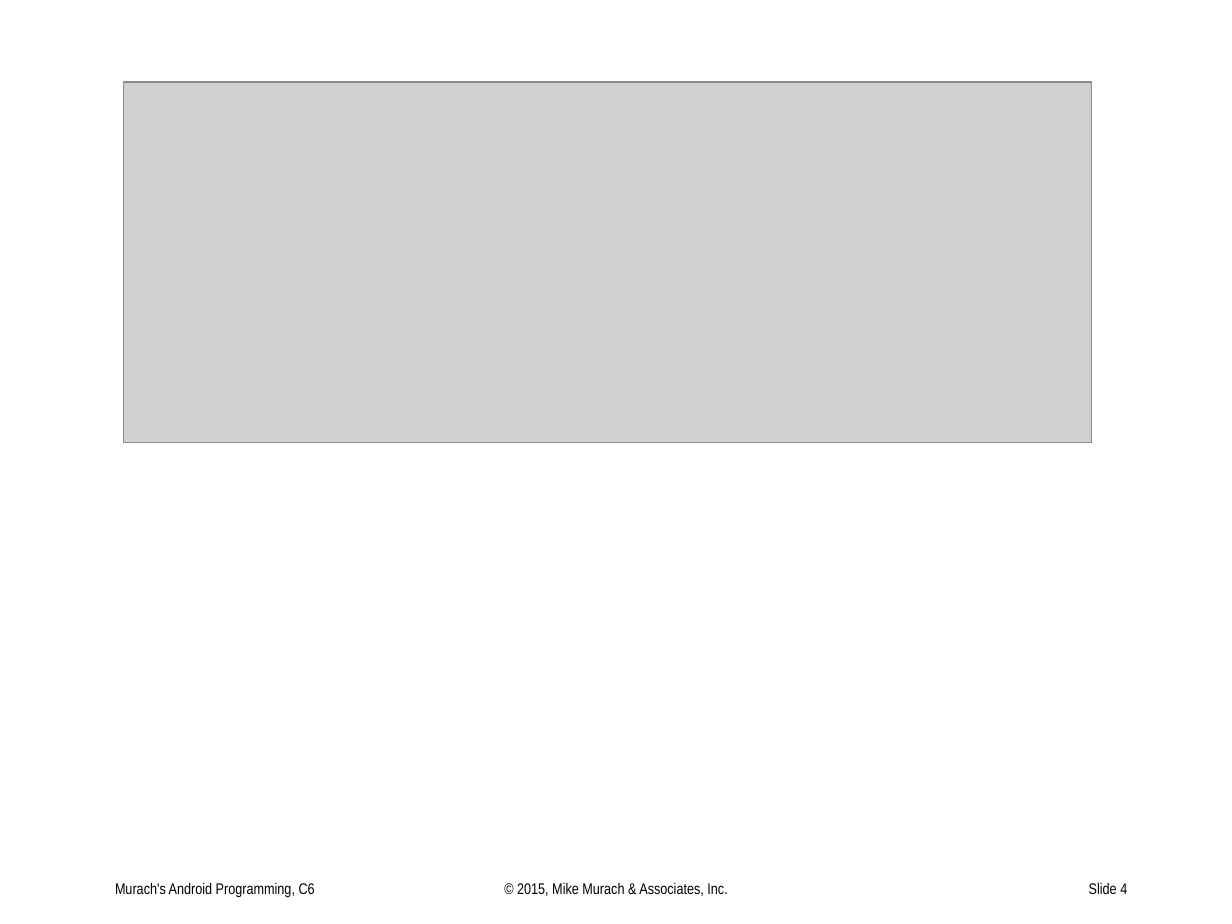
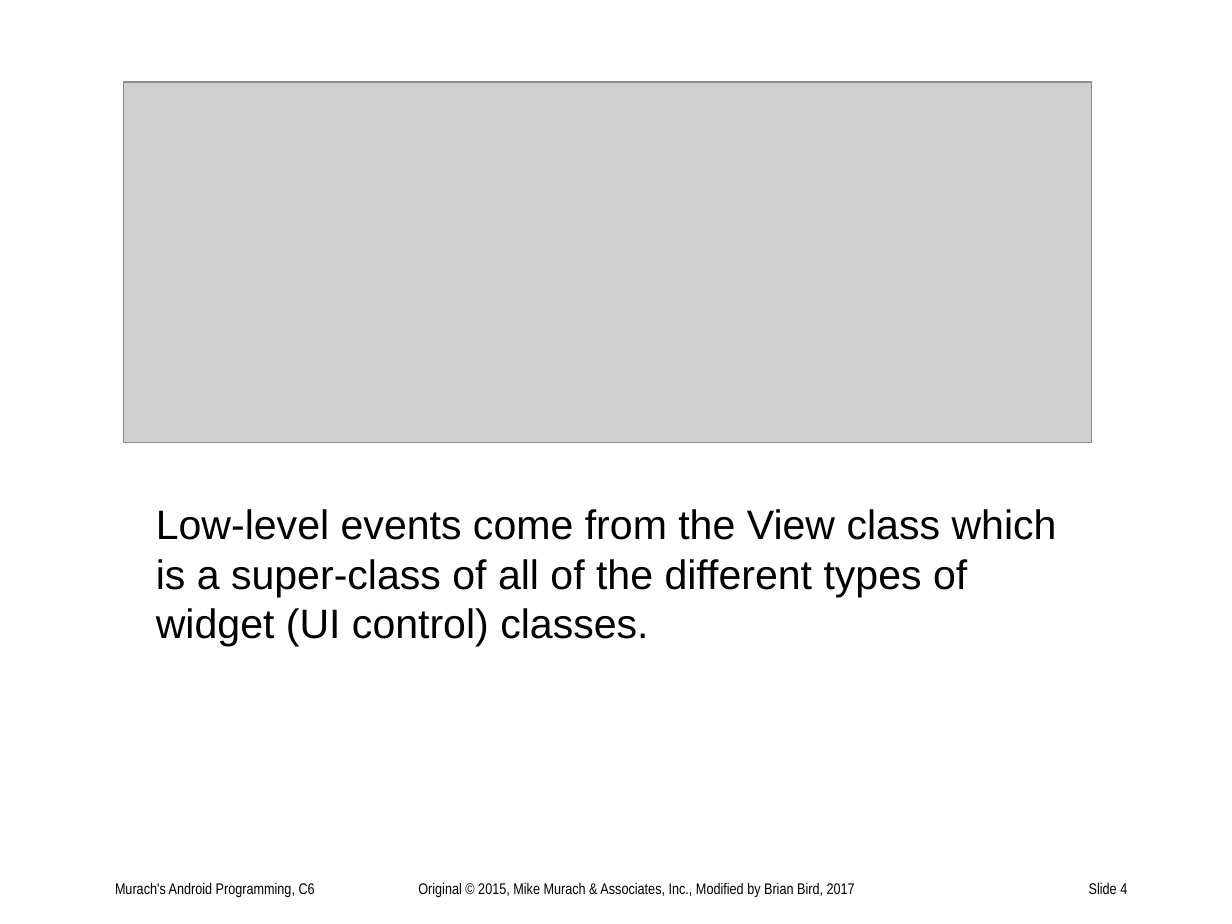
Before and after one commit to UO-CIS/CIS399Android-CourseMaterials, a slide deck: slide 4 of Notes and Slides/CIS399wk2Day2-EventHandlers.pptx. Drawn at 1232x924 pixels with LibreOffice and Linux fonts; fonts in the diff are those of the drawing; grey boxes stand for pictures. Boxes give left, top, right and bottom in pixels: in the first picture for what was removed or moved away, otherwise in the second. Text is boxed around its words. In the diff, an @@ line names an element or a change of style, - is before the commit and + after.

```diff
--- a/Notes and Slides/CIS399wk2Day2-EventHandlers.pptx
+++ b/Notes and Slides/CIS399wk2Day2-EventHandlers.pptx
@@ text added at bbox=[156, 509, 1057, 646], 24 pt, text #000000 @@
+Low-level events come from the View class which is a super-class of all of the different types of widget (UI control) classes.
@@ text at bbox=[418, 882, 855, 897]: text changed @@
-© 2015, Mike Murach & Associates, Inc.
+Original © 2015, Mike Murach & Associates, Inc., Modified by Brian Bird, 2017
```
Also in this commit, not shown: 6 other slides changed, 4 slides added, 12 other files.
